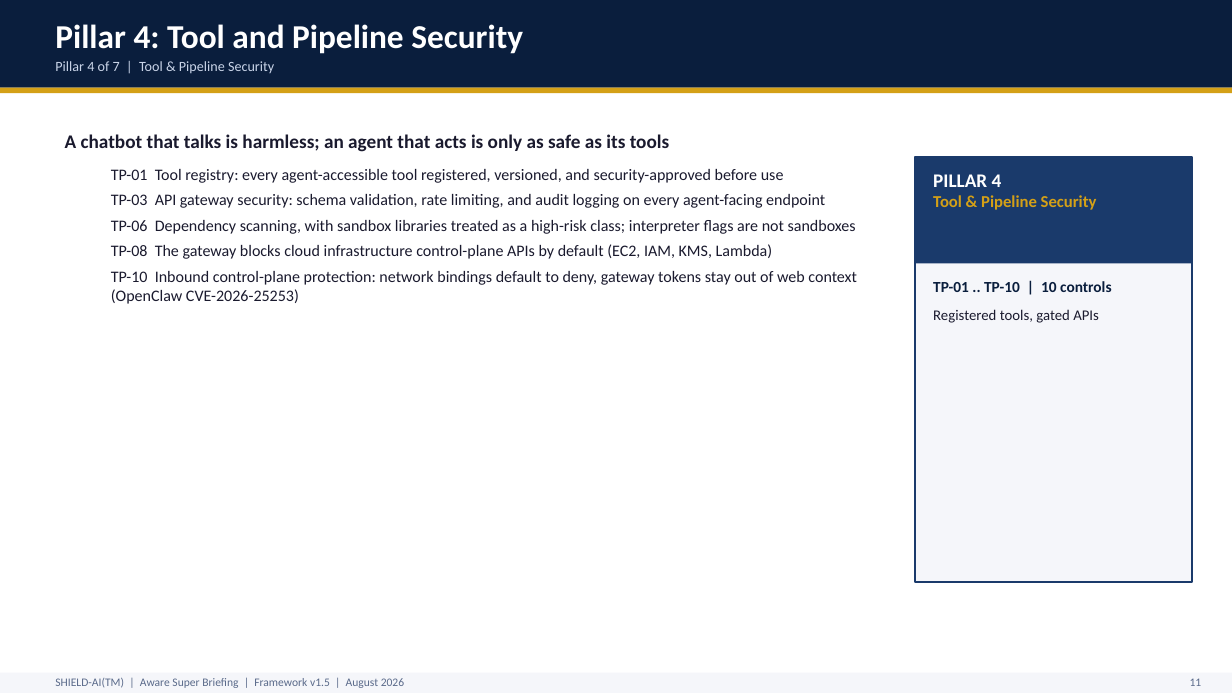
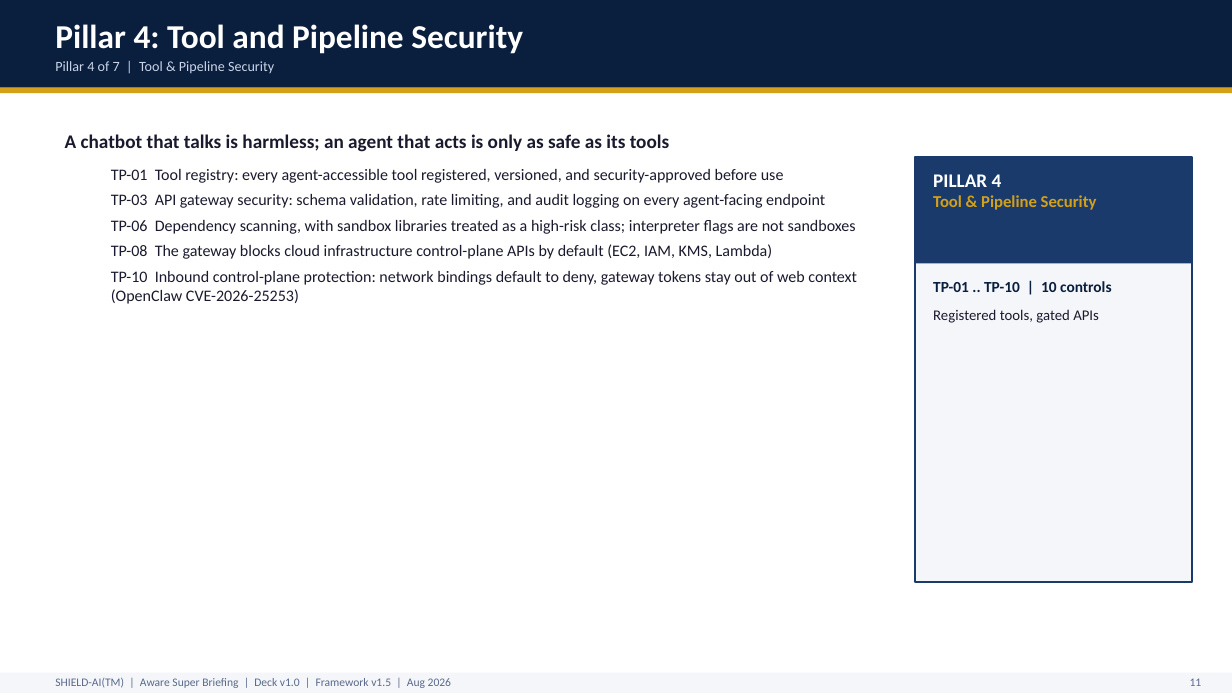
Before and after one commit to monch1962/shield-ai, a slide deck: slide 12 of presentations/shield-ai-deck-aware-super/shield-ai-deck-aware-super.pptx. Drawn at 1232x693 pixels with LibreOffice and Linux fonts; fonts in the diff are those of the drawing. Boxes give left, top, right and bottom in pixels: in the first picture for what was removed or moved away, otherwise in the second. Text is boxed around its words. In the diff, an @@ line names an element or a change of style, - is before the commit and + after.

Commit message:
Track presentation deck versions alongside other SHIELD-AI assets
- tools/build_defence_deck.py + tools/build_super_deck.py: deck builders
  moved into the repo (were /tmp-only) so both decks are reproducible;
  they render SVG diagrams from assets/diagrams, stamp the deck version
  into every slide footer, and write deck-manifest.json
- presentations/<deck>/deck-manifest.json: machine-readable version record
  (version, date, slides, diagrams, builder, framework version, git commit)
- presentations/VERSIONS.md: deck changelog (Defence v1.0 -> v1.1 humanised
  -> v1.2 watchlist slide; Aware Super v1.0)
- README: deck versioning documented; ROADMAP: deck rows [OK] Versioned

```diff
--- a/presentations/shield-ai-deck-aware-super/shield-ai-deck-aware-super.pptx
+++ b/presentations/shield-ai-deck-aware-super/shield-ai-deck-aware-super.pptx
@@ text at (55, 678, 451, 688): text changed @@
-SHIELD-AI(TM) | Aware Super Briefing | Framework v1.5 | August 2026
+SHIELD-AI(TM) | Aware Super Briefing | Deck v1.0 | Framework v1.5 | Aug 2026
```
Also in this commit, not shown: 21 other slides changed, 8 other files.
